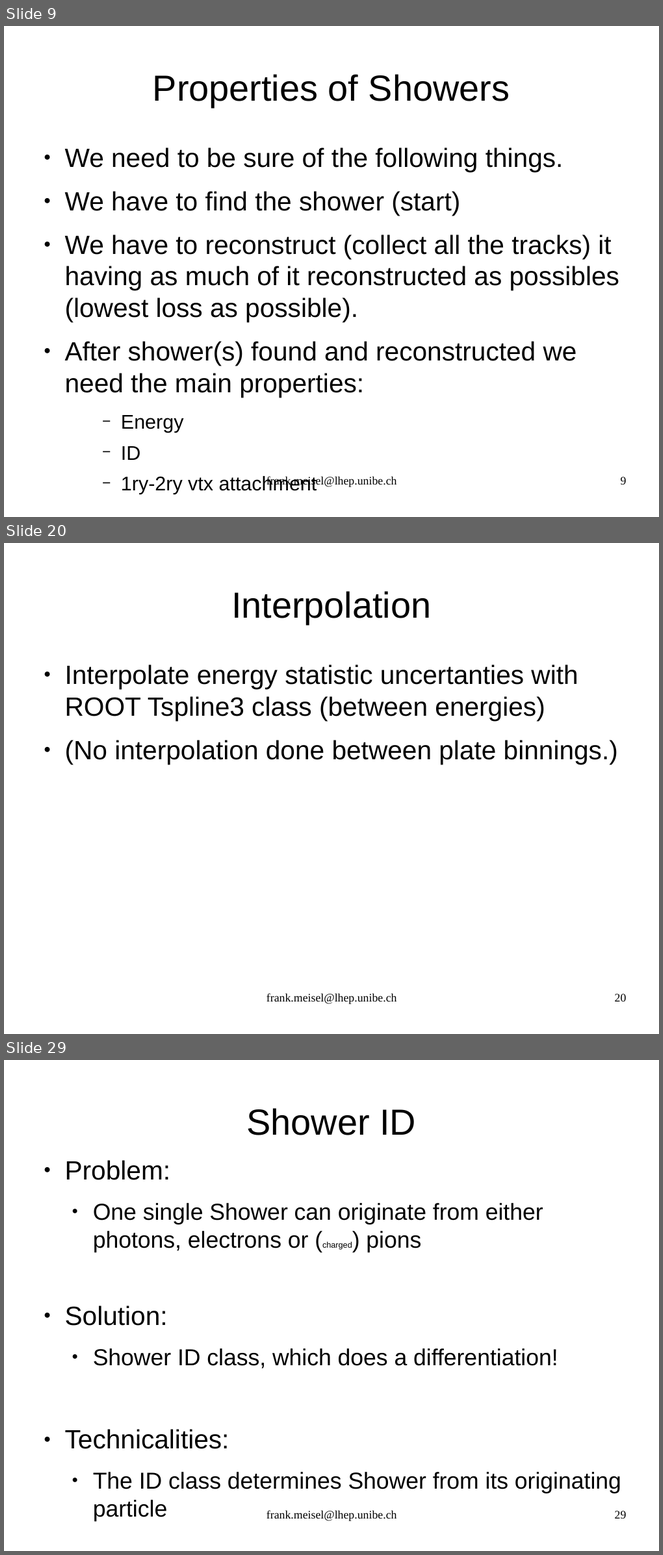
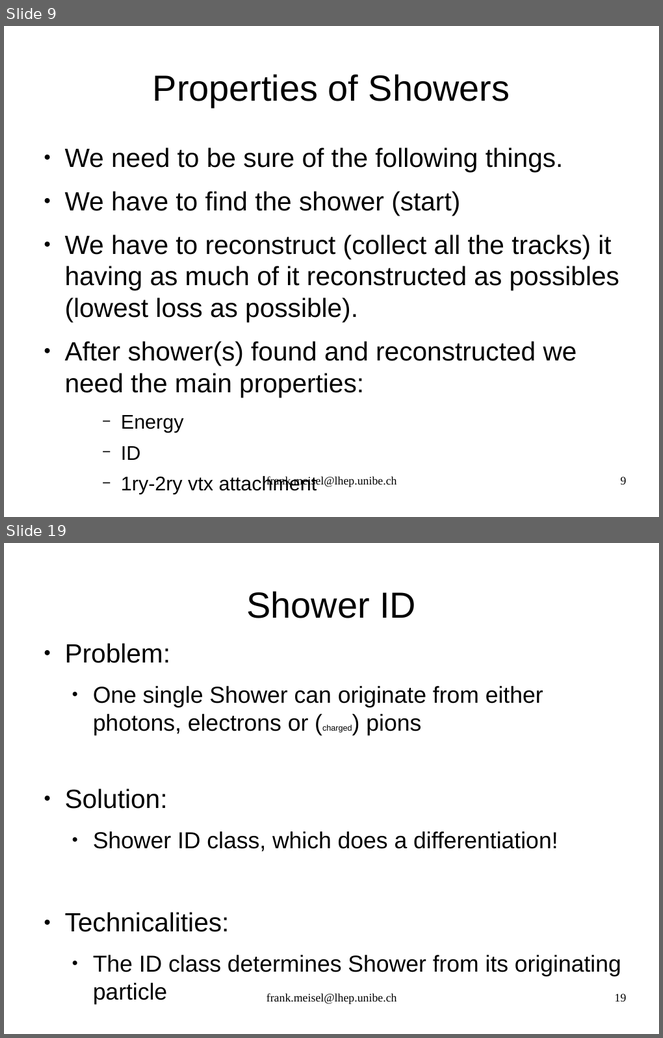
Before and after one commit to antonioiuliano2/fedra, a slide deck: src/libShower/documentation/libShowerMANUAL.odp. Shown one above the other, each under a label of ours: slides 9, 20 and 29 before the commit, slides 9 and 19 after it; the slides between them are not shown. The pictures are 663x1555 and 663x1038 pixels, drawn with LibreOffice and Linux fonts; fonts in the diff are those of the drawing. Boxes give left, top, right and bottom in pixels: in the first picture for what was removed or moved away, otherwise in the second. Text is boxed around its words. In the diff, an @@ line names an element or a change of style, - is before the commit and + after.

```diff
--- a/src/libShower/documentation/libShowerMANUAL.odp
+++ b/src/libShower/documentation/libShowerMANUAL.odp
@@ slide 20 removed at bbox=[4, 543, 659, 1034], background #FFFFFF @@
@@ title removed at bbox=[232, 591, 431, 624] @@
-Interpolation
@@ text removed at bbox=[65, 665, 618, 764] @@
-● Interpolate energy statistic uncertanties with ROOT Tspline3 class (between energies)
-● (No interpolation done between plate binnings.)
@@ text removed at bbox=[267, 993, 397, 1005] @@
-frank.meisel@lhep.unibe.ch
@@ page number removed at bbox=[615, 994, 627, 1002] @@
-20
@@ what was slide 29 is now slide 19 @@
@@ page number at bbox=[615, 994, 627, 1002]: text changed @@
-29
+19
```
Also in this commit, not shown: 19 slides changed, 4 slides added, 11 other slides removed, 3 other files.
